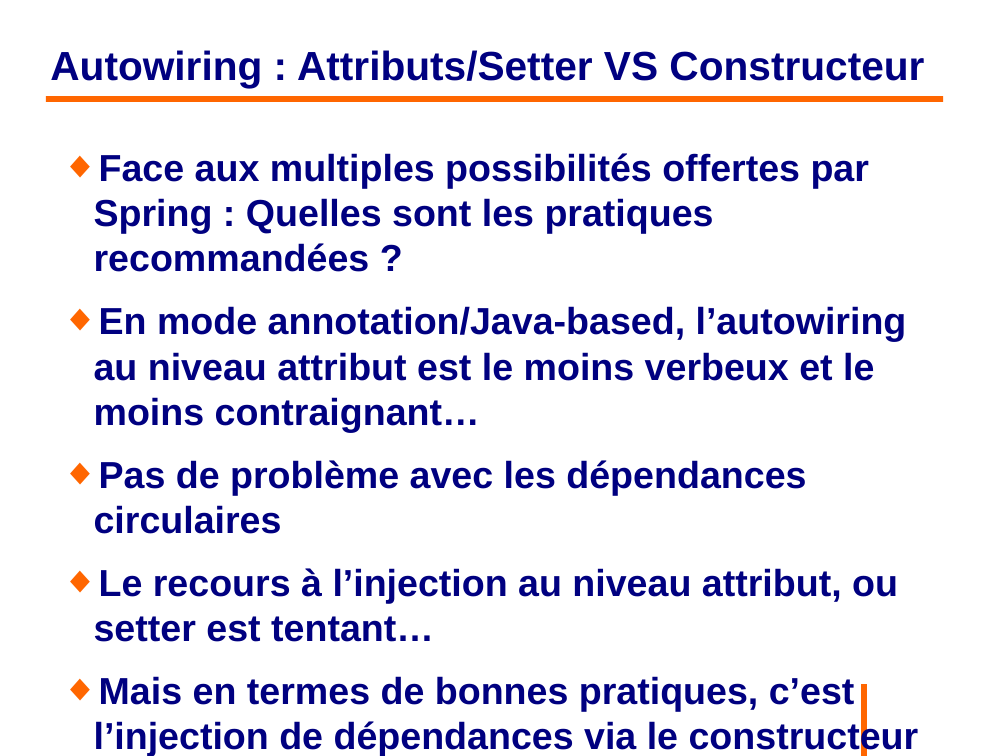
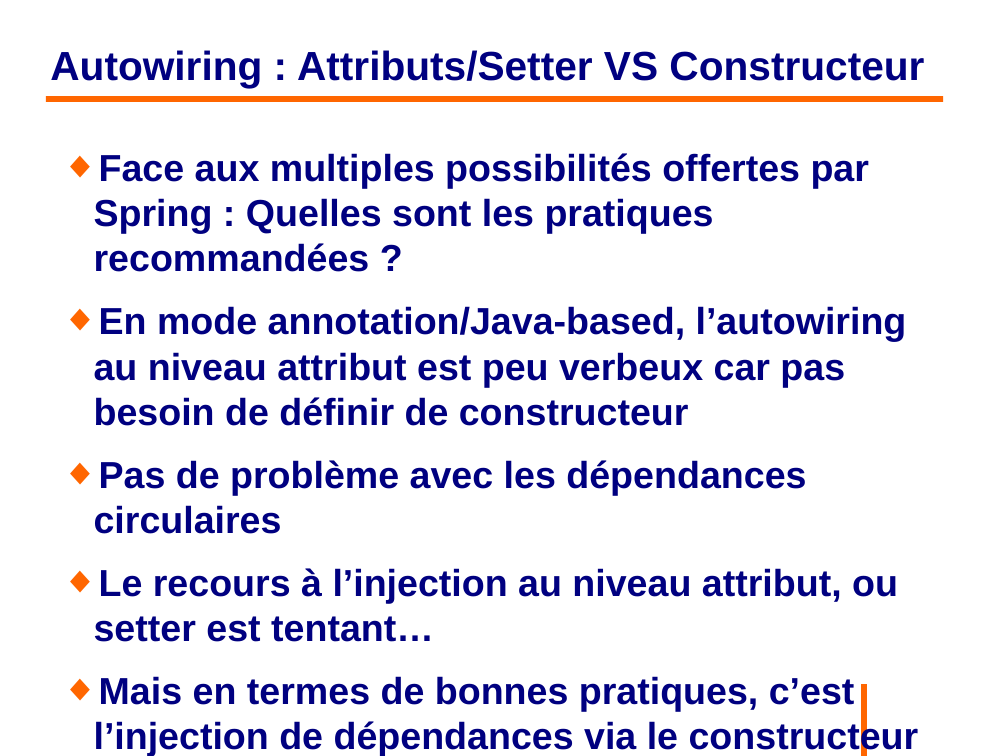
Before and after one commit to philphils/formation-spring, a slide deck: slide 92 of Documentation/diapo_formation_spring.odp (slide 91 before the commit). Drawn at 1008x756 pixels with LibreOffice and Linux fonts; fonts in the diff are those of the drawing; background and template pictures are left out. Boxes give left, top, right and bottom in pixels: in the first picture for what was removed or moved away, otherwise in the second. Text is boxed around its words. In the diff, an @@ line names an element or a change of style, - is before the commit and + after.

```diff
--- a/Documentation/diapo_formation_spring.odp
+++ b/Documentation/diapo_formation_spring.odp
@@ text at box(94, 306, 907, 426): text changed @@
-◆ En mode annotation/Java-based, l’autowiring au niveau attribut est le moins verbeux et le moins contraignant…
+◆ En mode annotation/Java-based, l’autowiring au niveau attribut est peu verbeux car pas besoin de définir de constructeur
```
Also in this commit, not shown: 5 other slides changed, 2 slides added.
